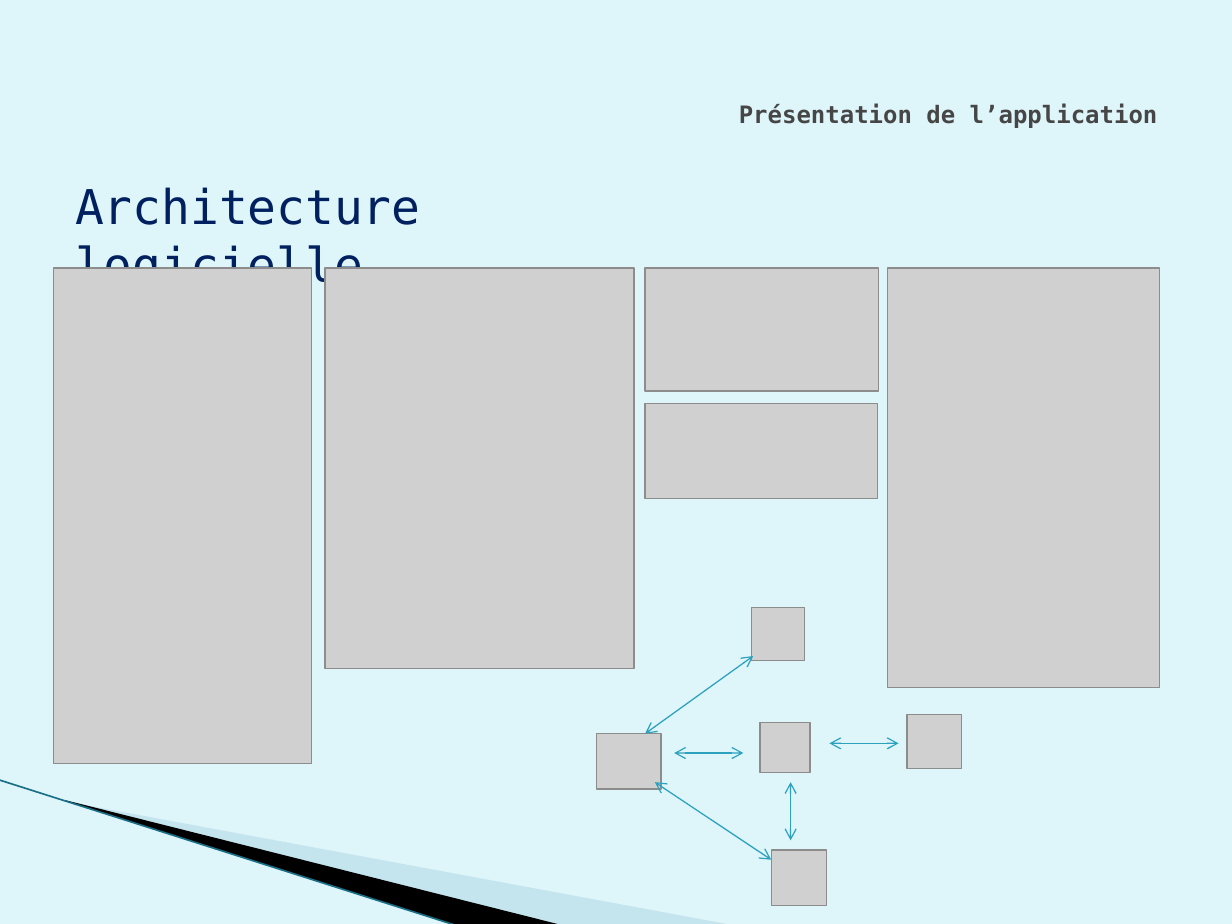
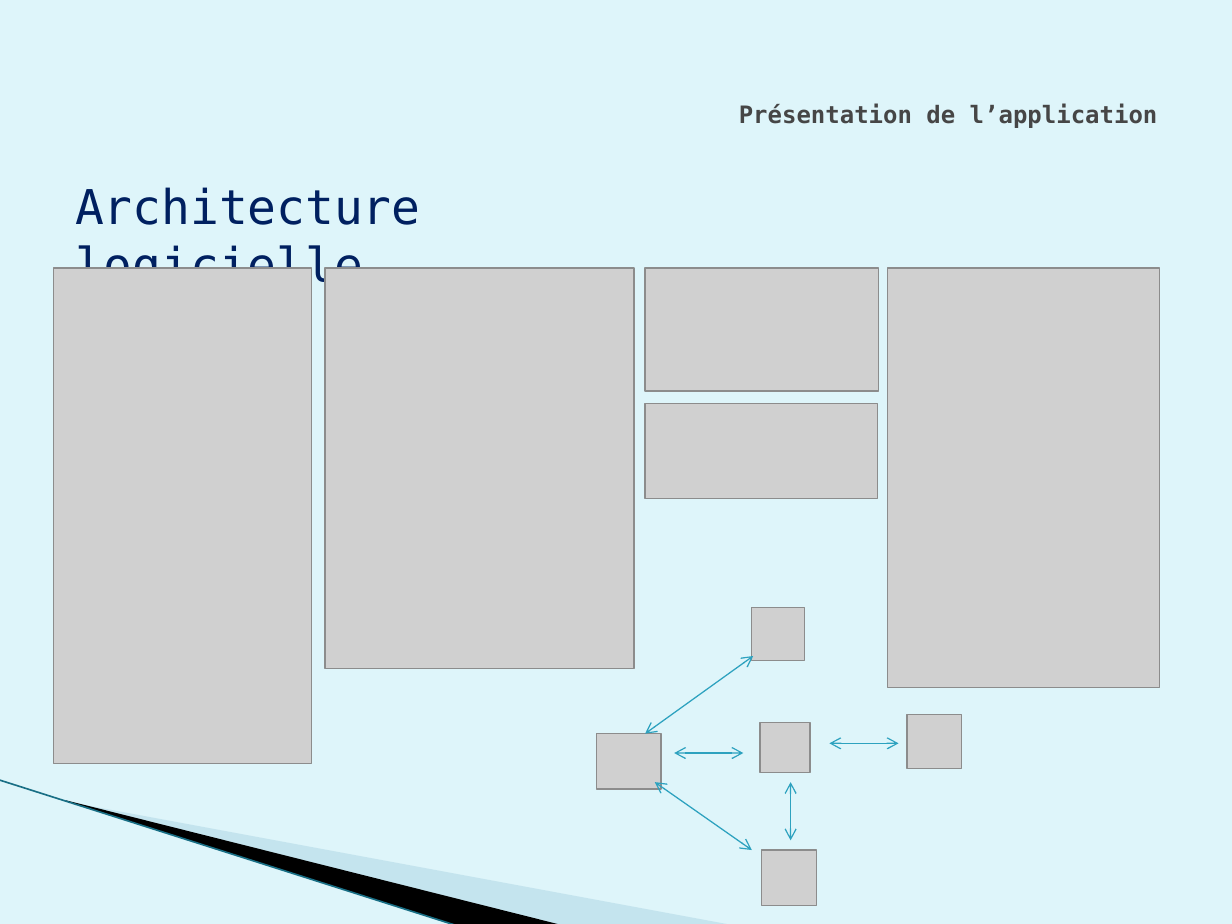
Before and after one commit to weetrax/AbsMedicalWPF, a slide deck: slide 13 of doc/Diapo.pptx (slide 10 before the commit). Drawn at 1232x924 pixels with LibreOffice and Linux fonts; fonts in the diff are those of the drawing; grey boxes stand for pictures; background and template pictures are left out. Boxes give left, top, right and bottom in pixels: in the first picture for what was removed or moved away, otherwise in the second. Text is boxed around its words. In the diff, an @@ line names an element or a change of style, - is before the commit and + after.

```diff
--- a/doc/Diapo.pptx
+++ b/doc/Diapo.pptx
@@ double arrow moved from (654, 782) - (771, 860) to (654, 782) - (752, 850) @@
@@ picture: place and size @@
-picture at (771, 850, 827, 906)
+picture at (761, 850, 817, 906)
```
Also in this commit, not shown: 3 other slides changed, 12 slides added, 1 other file.
